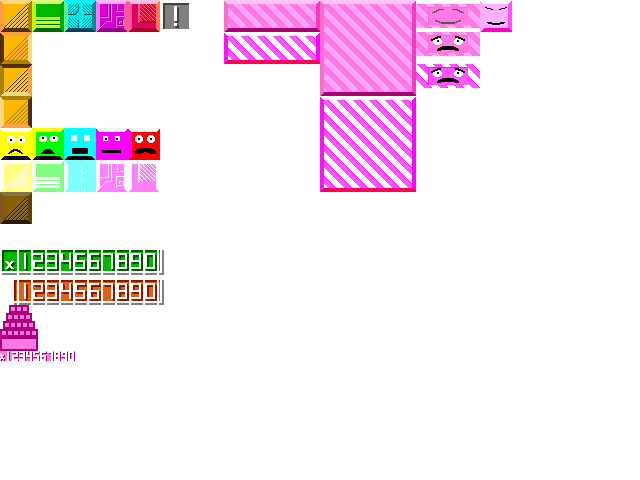
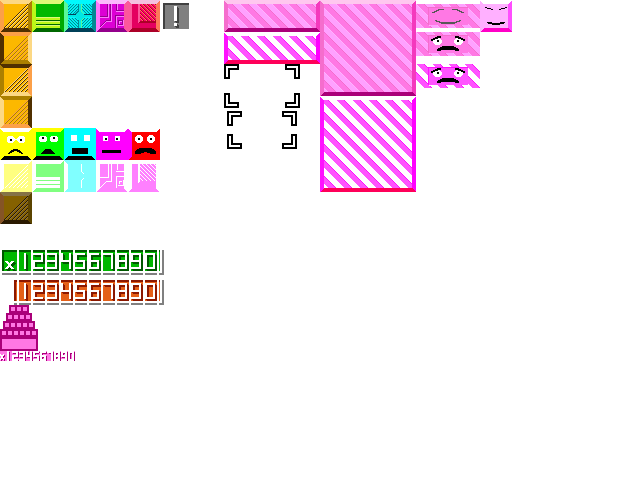
Two versions of the same layered image (640x480). Layer-by-layer changes:
added layer "cursor2" above "cursor1" over [227, 111, 297, 149]
added layer "cursor1" above "garbage queue" over [224, 64, 300, 108]
